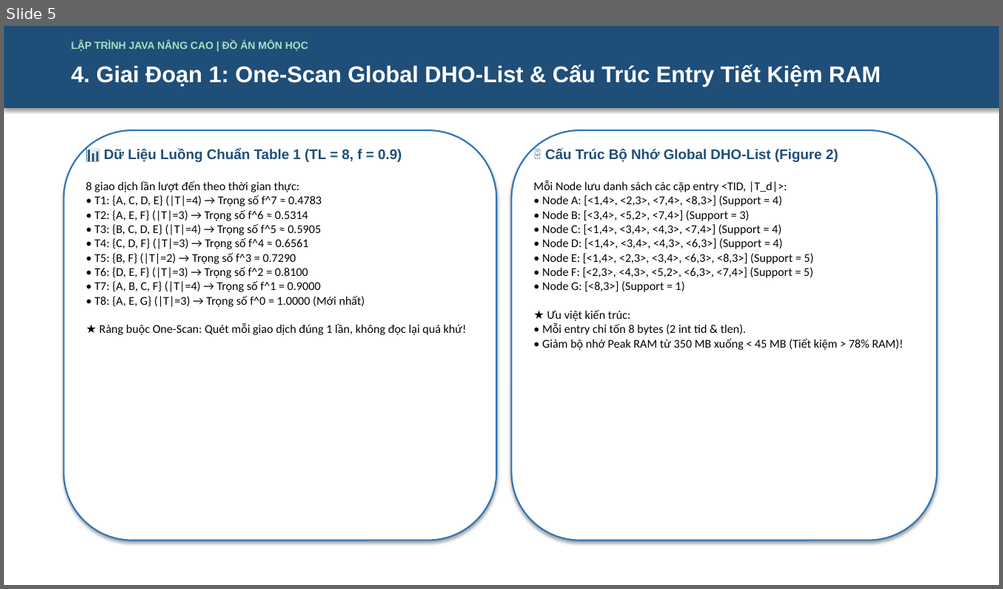
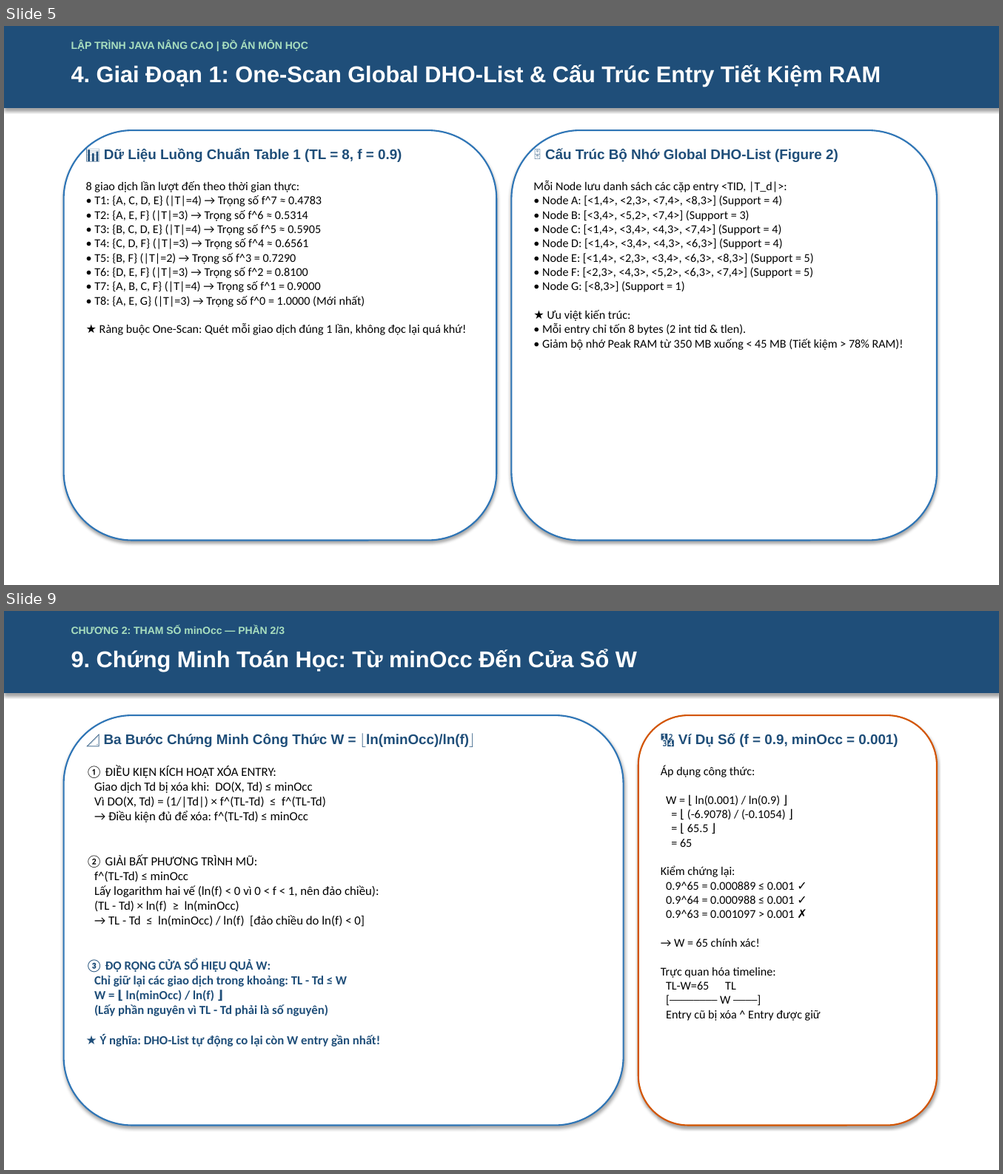
Before and after one commit to 2312741-sudo/javanc, a slide deck: docs/ThuyetTrinh_DeTai_DHOPM_2312741_NguyenThanhTam.pptx. Shown one above the other, each under a label of ours: slide 5 before the commit, slides 5 and 9 after it; the slides between them are not shown. The pictures are 1003x589 and 1003x1174 pixels, drawn with LibreOffice and Linux fonts; fonts in the diff are those of the drawing. Boxes give left, top, right and bottom in pixels: in the first picture for what was removed or moved away, otherwise in the second. Text is boxed around its words. In the diff, an @@ line names an element or a change of style, - is before the commit and + after.

Commit message:
feat: update PPTX with 3 dedicated minOcc slides (8-10), total 19 slides, 78/78 tests
- Add Slide 8: minOcc bối cảnh & vấn đề — DHO-List phình to vô hạn, 0.9^200 ≈ 7.2e-10
- Add Slide 9: Chứng minh toán học 3 bước → W = floor(ln(minOcc)/ln(f))
- Add Slide 10: Phân tích 2 chiều (fix f vs fix minOcc) + Tab 6 feature list
- Update slide header numbers: s9→12, s10→13, s11→14, s12→15, s13→16, s14→17, s15→18
- Update test count: 63/63 → 78/78, add MinOccWindowTest (15 tests) entry
- Update generator script docstring: 19 slides total
- PPTX now matches HTML presentation detail with full minOcc content

```diff
--- a/docs/ThuyetTrinh_DeTai_DHOPM_2312741_NguyenThanhTam.pptx
+++ b/docs/ThuyetTrinh_DeTai_DHOPM_2312741_NguyenThanhTam.pptx
@@ slide 9 added at (x1=4, y1=611, x2=999, y2=1170), background #FFFFFF @@
@@ rectangle added at (x1=4, y1=611, x2=999, y2=693), fill #1F4E79, outline #1F4E79 0.75 pt @@
@@ text added at (x1=71, y1=625, x2=284, y2=634), 10 pt, text #A9DFBF, bold @@
+CHƯƠNG 2: THAM SỐ minOcc — PHẦN 2/3
@@ text added at (x1=71, y1=649, x2=637, y2=671), 22 pt, text #FFFFFF, bold @@
+9. Chứng Minh Toán Học: Từ minOcc Đến Cửa Sổ W
@@ rounded rectangle added at (x1=64, y1=715, x2=623, y2=1126), fill #FFFFFF, outline #2E75B6 1.5 pt @@
@@ rounded rectangle added at (x1=638, y1=715, x2=936, y2=1126), fill #FFFFFF, outline #D35400 1.5 pt @@
@@ text added at (x1=104, y1=734, x2=469, y2=747), 13.5 pt, text #1F4E79, bold @@
+📐 Ba Bước Chứng Minh Công Thức W = ⌊ln(minOcc)/ln(f)⌋
@@ text added at (x1=678, y1=733, x2=897, y2=747), 13.5 pt, text #1F4E79, bold @@
+🔢 Ví Dụ Số (f = 0.9, minOcc = 0.001)
@@ text added at (x1=86, y1=766, x2=380, y2=1047), 12 pt, text #000000 @@
+① ĐIỀU KIỆN KÍCH HOẠT XÓA ENTRY:
+Giao dịch Td bị xóa khi: DO(X, Td) ≤ minOcc
+Vì DO(X, Td) = (1/|Td|) × f^(TL-Td) ≤ f^(TL-Td)
+→ Điều kiện đủ để xóa: f^(TL-Td) ≤ minOcc
+② GIẢI BẤT PHƯƠNG TRÌNH MŨ:
+f^(TL-Td) ≤ minOcc
+Lấy logarithm hai vế (ln(f) < 0 vì 0 < f < 1, nên đảo chiều):
+(TL - Td) × ln(f) ≥ ln(minOcc)
+→ TL - Td ≤ ln(minOcc) / ln(f) [đảo chiều do ln(f) < 0]
+③ ĐỘ RỘNG CỬA SỔ HIỆU QUẢ W:
+Chỉ giữ lại các giao dịch trong khoảng: TL - Td ≤ W
+W = ⌊ ln(minOcc) / ln(f) ⌋
+(Lấy phần nguyên vì TL - Td phải là số nguyên)
+★ Ý nghĩa: DHO-List tự động co lại còn W entry gần nhất!
@@ text added at (x1=660, y1=766, x2=820, y2=1021), 11.5 pt, text #000000 @@
+Áp dụng công thức:
+W = ⌊ ln(0.001) / ln(0.9) ⌋
+= ⌊ (-6.9078) / (-0.1054) ⌋
+= ⌊ 65.5 ⌋
+= 65
+Kiểm chứng lại:
+0.9^65 = 0.000889 ≤ 0.001 ✓
+0.9^64 = 0.000988 ≤ 0.001 ✓
+0.9^63 = 0.001097 > 0.001 ✗
+→ W = 65 chính xác!
+Trực quan hóa timeline:
+TL-W=65 TL
+[──────── W ────]
+Entry cũ bị xóa ^ Entry được giữ
```
Also in this commit, not shown: 8 slides changed, 2 other slides added.
